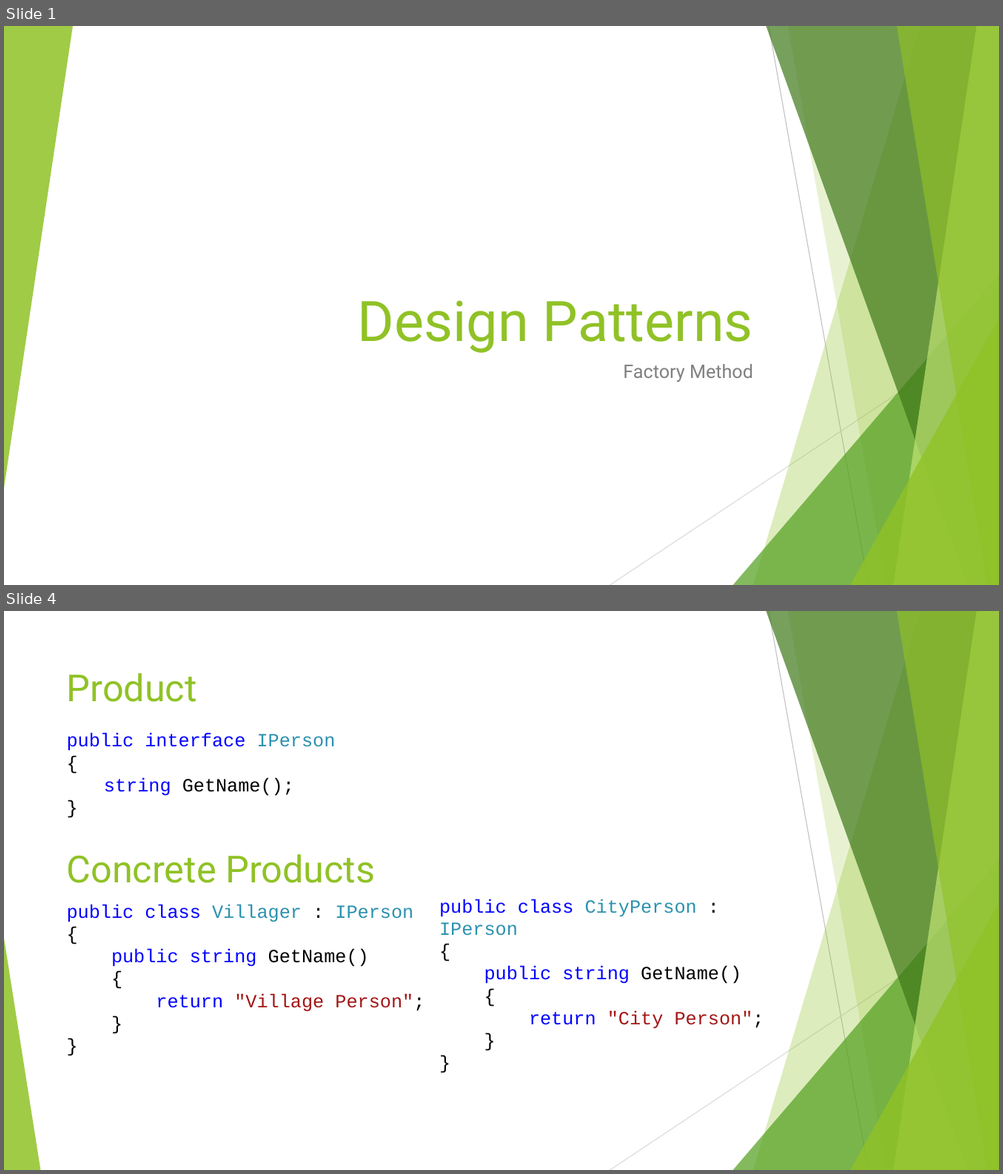
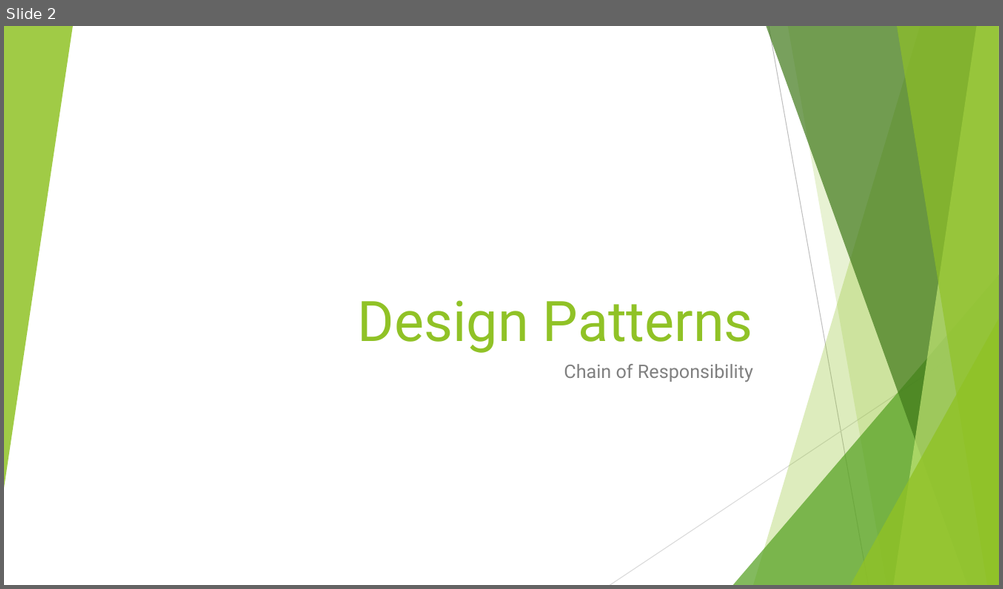
Before and after one commit to cmelende/Design-Patterns, a slide deck: Notes/Powerpoints/Chain Of Responsibility.pptx. Shown one above the other, each under a label of ours: slides 1 and 4 before the commit, slide 2 after it; the slides between them are not shown. The pictures are 1003x1174 and 1003x589 pixels, drawn with LibreOffice and Linux fonts; fonts in the diff are those of the drawing. Boxes give left, top, right and bottom in pixels: in the first picture for what was removed or moved away, otherwise in the second. Text is boxed around its words. In the diff, an @@ line names an element or a change of style, - is before the commit and + after.

```diff
--- a/Notes/Powerpoints/Chain Of Responsibility.pptx
+++ b/Notes/Powerpoints/Chain Of Responsibility.pptx
@@ slide 4 removed at (4,611,999,1170), background #FFFFFF; not listed: 9 template elements that a slide beside it also shows @@
@@ title removed at (67,673,197,702) @@
-Product
@@ text removed at (67,733,336,796) @@
-public interface IPerson
-{
-string GetName();
-}
@@ text removed at (67,854,375,883) @@
-Concrete Products
@@ text removed at (439,899,764,1029) @@
-public class CityPerson : IPerson
-{
-public string GetName()
-{
-return "City Person";
-}
-}
@@ text removed at (67,904,424,1012) @@
-public class Villager : IPerson
-{
-public string GetName()
-{
-return "Village Person";
-}
-}
@@ triangle removed at (4,939,40,1170) @@
@@ what was slide 1 is now slide 2 @@
@@ slide 2 changed as well @@
@@ subtitle at (563,364,753,383): text changed @@
-Factory Method
+Chain of Responsibility
```
Also in this commit, not shown: 2 other slides changed, 2 slides added, 3 other slides removed.
